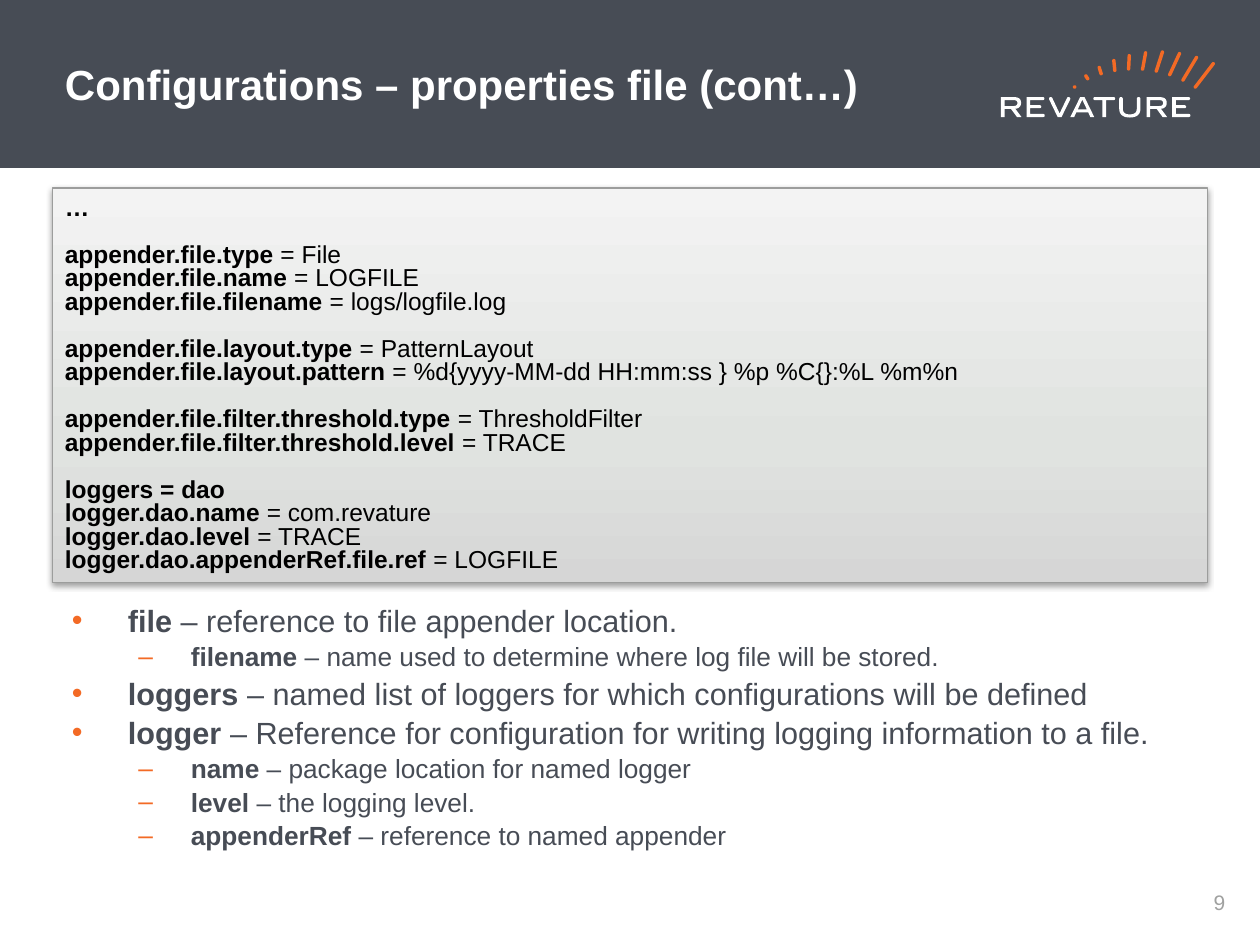
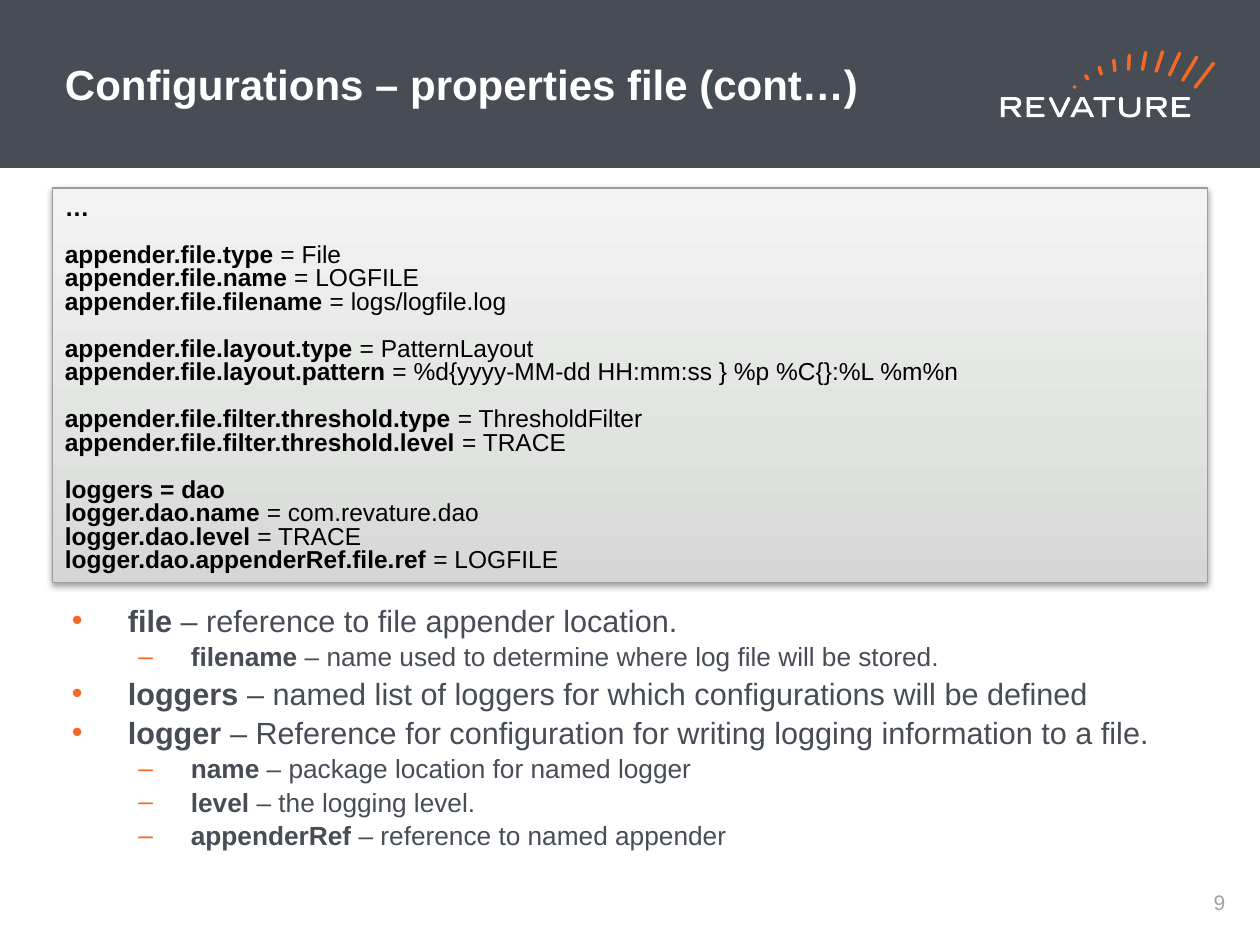
Before and after one commit to jhigherevature/ROCP-210412, a slide deck: slide 10 of powerpoints/Roc_Day12 - Logging_Lambdas.pptx. Drawn at 1260x945 pixels with LibreOffice and Linux fonts; fonts in the diff are those of the drawing. Boxes give left, top, right and bottom in pixels: in the first picture for what was removed or moved away, otherwise in the second. Text is boxed around its words. In the diff, an @@ line names an element or a change of style, - is before the commit and + after.

```diff
--- a/powerpoints/Roc_Day12 - Logging_Lambdas.pptx
+++ b/powerpoints/Roc_Day12 - Logging_Lambdas.pptx
@@ text in rectangle at (65, 502, 479, 526): text changed; bold off @@
-logger.dao.name = com.revature
+logger.dao.name = com.revature.dao
```
Also in this commit, not shown: 1 other slide changed, 48 other files.
